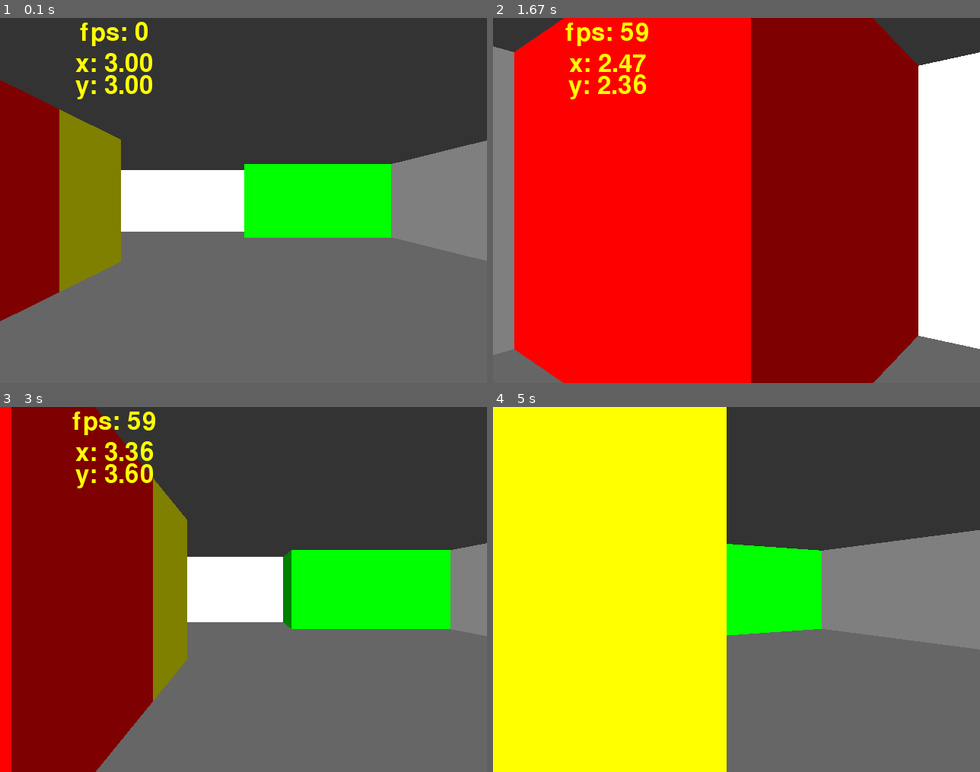
Above: before the commit, frames 1-4 (two rows, left to right).
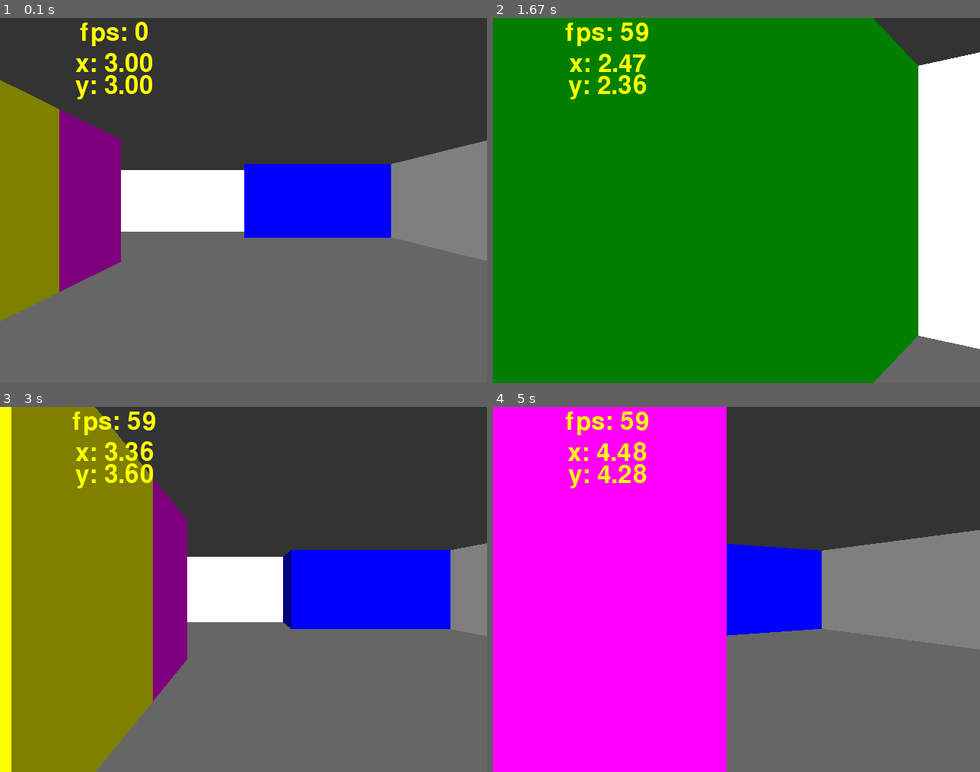
Above: after the commit, the same moments.

Repository: edwin-jones/pyrayder
Game: pygame game, started from raycast-test/raycast-test/raycast3D.pyw
Same seed, same stepped clock (60 frames per second), same inputs: the game is played once before the commit and once after it.
Inputs:
- Up to frame 1 (0.1 s): no input
- Up to frame 2 (1.67 s): hold Right 0.33-0.8 s; hold Up 0.83-1.13 s; hold Right 1.17-1.63 s; hold D 1.17-1.63 s
- Up to frame 3 (3 s): hold Left 1.67-2.2 s; hold A 1.67-2.2 s; hold Down 2.23-2.53 s; hold Left 2.57-2.97 s; hold A 2.57-2.97 s
- Up to frame 4 (5 s): hold Up 3-3.37 s; hold Right 3.4-4.03 s; hold D 3.4-4.03 s; hold Down 4.07-4.43 s; hold Left 4.47-4.93 s; hold A 4.47-4.93 s; hold Right from 4.97 s (still down); hold D from 4.97 s (still down)

The runs differ from the first frame. In frame 1, 18% of the frame differs, in the area x 0-81%, y 17-84%; in frame 2, 85%, in the area x 0-88%, y 0-100%; in frame 3, 39%; in frame 4, 52%.

Commit message:
fixed map rotation issue.

Diff:
--- a/raycast-test/raycast-test/game.py
+++ b/raycast-test/raycast-test/game.py
@@ -38,8 +38,9 @@
             (1, 1, 1, 1, 1, 1, 1, 1, 1, 1),
           )
 
-    #MAP2 (2,3,3)
-
+    #rotate the grid 90 degrees right to fix the issue.
+    #You can find out how this works here: https://stackoverflow.com/questions/8421337
+    MAP = list(zip(*MAP[::-1]))
 
     SCREEN_WIDTH = 640
     SCREEN_HEIGHT = 480
